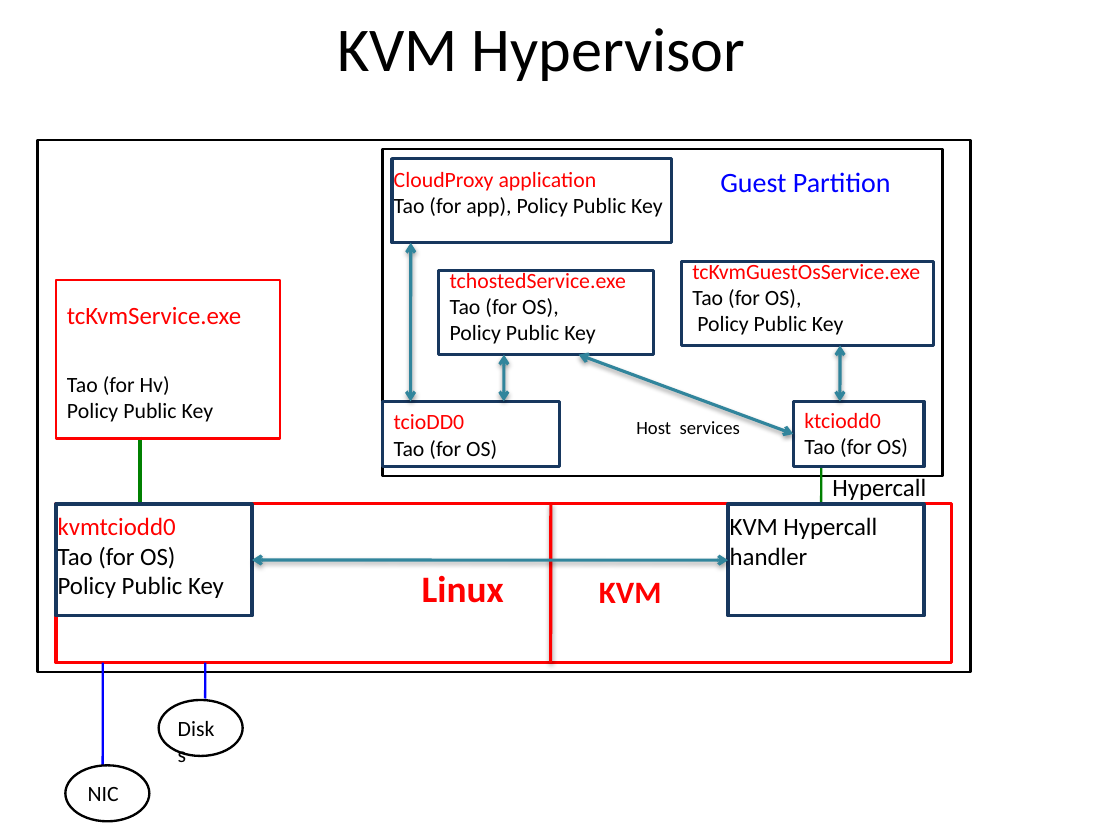
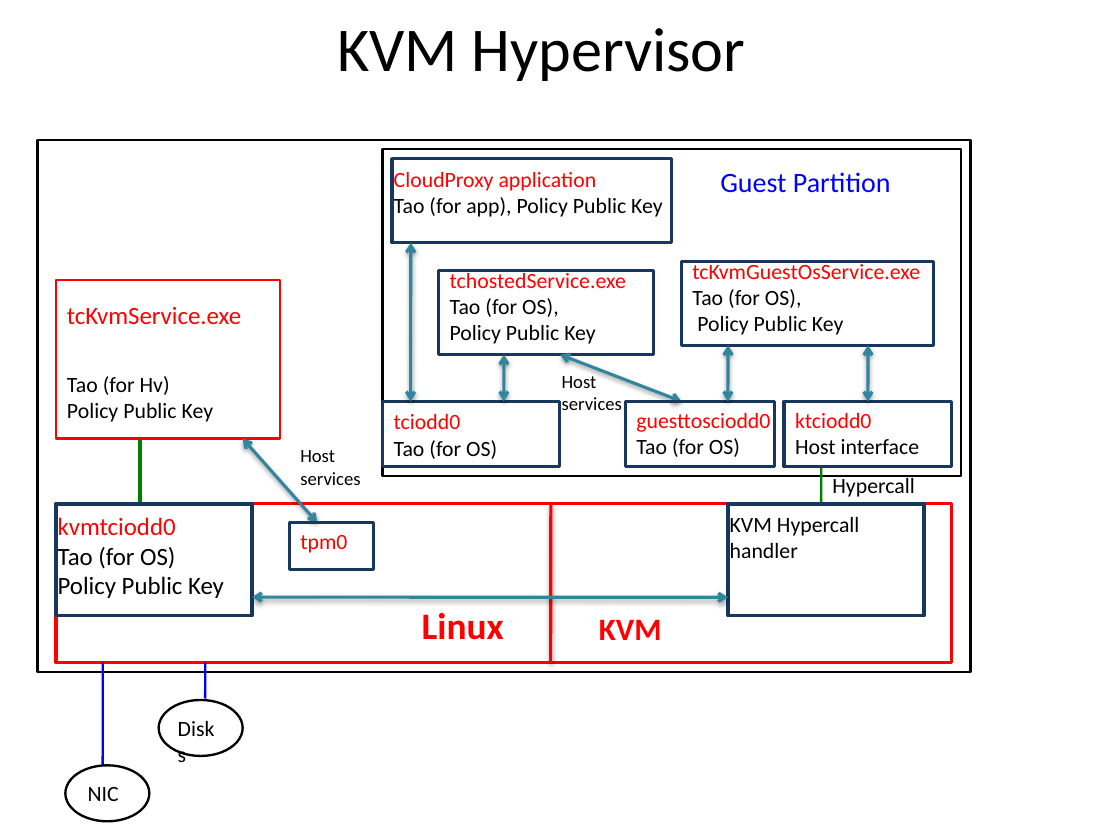
Before and after one commit to jlmucb/cloudproxy, a slide deck: slide 1 of Doc/KVMHv.pptx. Drawn at 1120x840 pixels with LibreOffice and Linux fonts; fonts in the diff are those of the drawing. Boxes give left, top, right and bottom in pixels: in the first picture for what was removed or moved away, otherwise in the second. Text is boxed around its words. In the diff, an @@ line names an element or a change of style, - is before the commit and + after.

```diff
--- a/Doc/KVMHv.pptx
+++ b/Doc/KVMHv.pptx
@@ rectangle: place and size @@
-rectangle at (383, 149, 943, 476)
+rectangle at (383, 149, 962, 476)
@@ double arrow moved from (579, 355) - (793, 435) to (560, 355) - (681, 401) @@
@@ double arrow added from (728, 345) to (728, 401), #31859C 2 pt @@
@@ double arrow moved from (840, 345) - (840, 401) to (868, 345) - (868, 401) @@
@@ text "Host services" rewrapped from (636, 421, 740, 434) to (562, 372, 622, 410) @@
@@ text at (394, 414, 461, 429): text changed @@
-tcioDD0
+tciodd0
@@ rectangle added at (625, 401, 774, 466), outline #17375E 2 pt @@
@@ text added at (636, 413, 770, 457), 14 pt, text #FF0000 @@
+guesttosciodd0
+Tao (for OS)
@@ rectangle: place and size @@
-rectangle at (793, 401, 924, 466)
+rectangle at (784, 401, 952, 466)
@@ text "ktciodd0": place and size @@
-text "ktciodd0" at (804, 413, 908, 457)
+text "ktciodd0" at (795, 413, 920, 454)
@@ double arrow added from (243, 439) to (317, 523), #31859C 2 pt @@
@@ text at (795, 439, 920, 454): text changed @@
-Tao (for OS)
+Host interface
@@ text added at (300, 450, 360, 485), 12 pt, text #000000 @@
+Host services
@@ text "Hypercall" at (832, 475, 915, 497): size 16 to 14 pt @@
@@ text "KVM Hypercall handler" at (730, 517, 860, 558): size 16 to 14 pt @@
@@ rectangle added at (289, 523, 373, 570), outline #17375E 2 pt @@
@@ text added at (300, 535, 347, 553), 14 pt, text #FF0000 @@
+tpm0
@@ double arrow moved from (252, 560) - (728, 560) to (252, 597) - (728, 597) @@
@@ text "Linux": place and size @@
-text "Linux" at (422, 576, 504, 603)
+text "Linux" at (422, 613, 504, 640)
@@ text "KVM": place and size @@
-text "KVM" at (599, 582, 662, 603)
+text "KVM" at (599, 619, 662, 640)
```
Also in this commit, not shown: 1 other file.
